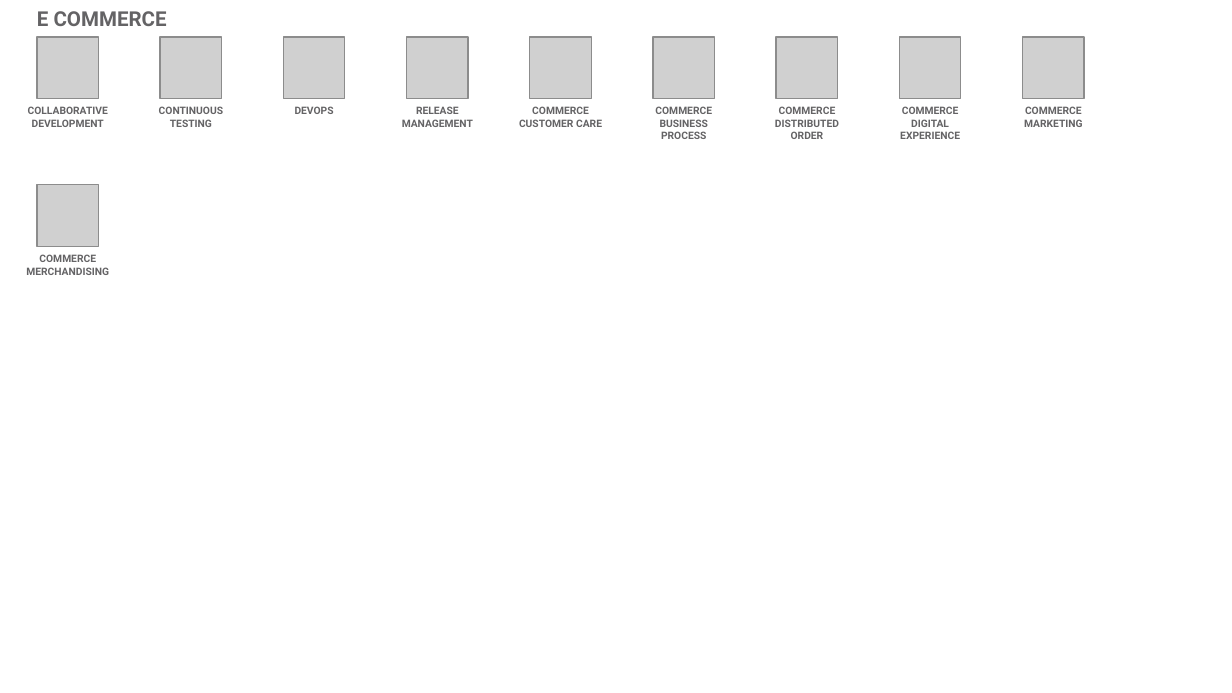
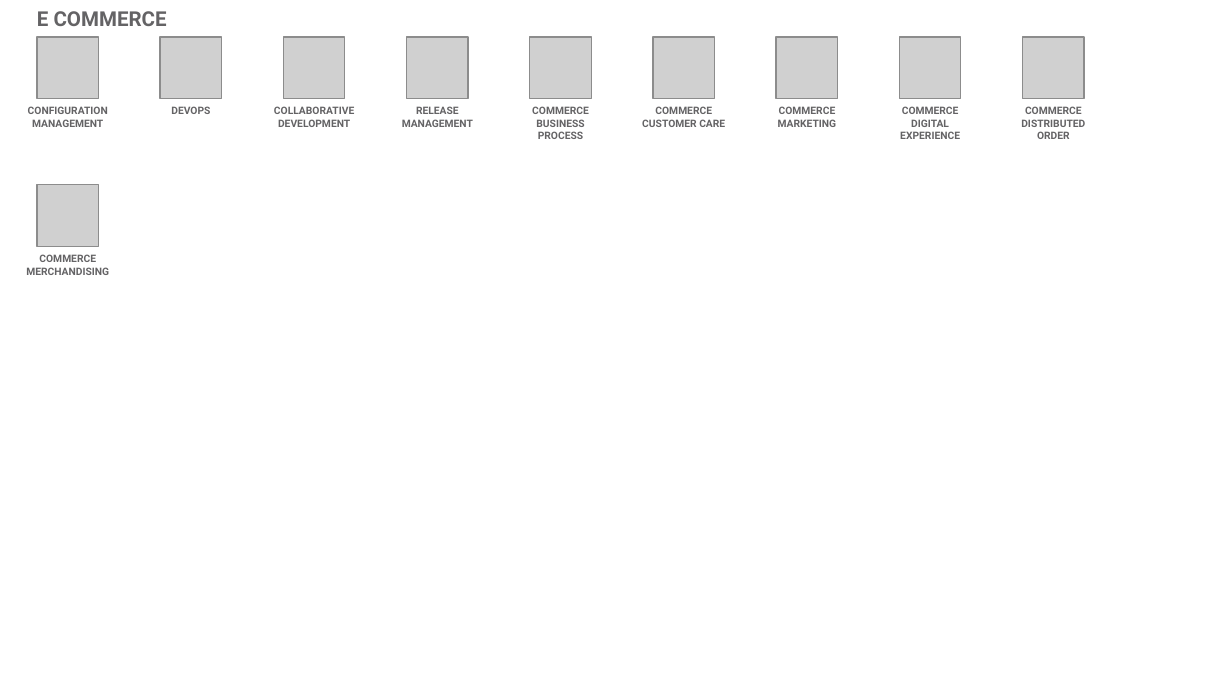
Before and after one commit to l2fprod/myarchitecture, a slide deck: slide 16 of mycatalog-architecture-diagram-template.pptx. Drawn at 1232x693 pixels with LibreOffice and Linux fonts; fonts in the diff are those of the drawing; grey boxes stand for pictures. Boxes give left, top, right and bottom in pixels: in the first picture for what was removed or moved away, otherwise in the second. Text is boxed around its words. In the diff, an @@ line names an element or a change of style, - is before the commit and + after.

```diff
--- a/mycatalog-architecture-diagram-template.pptx
+++ b/mycatalog-architecture-diagram-template.pptx
@@ text at bbox=[28, 106, 108, 127]: text changed @@
-COLLABORATIVE DEVELOPMENT
+CONFIGURATION MANAGEMENT
@@ text "DEVOPS": place and size @@
-text "DEVOPS" at bbox=[295, 106, 334, 114]
+text "DEVOPS" at bbox=[171, 106, 210, 114]
@@ text removed at bbox=[159, 106, 223, 127] @@
-CONTINUOUS TESTING
@@ text added at bbox=[274, 106, 354, 127], 6 pt, text #646365, bold @@
+COLLABORATIVE DEVELOPMENT
@@ text "COMMERCE BUSINESS PROCESS": place and size @@
-text "COMMERCE BUSINESS PROCESS" at bbox=[655, 106, 712, 139]
+text "COMMERCE BUSINESS PROCESS" at bbox=[532, 106, 589, 139]
@@ text "COMMERCE CUSTOMER CARE": place and size @@
-text "COMMERCE CUSTOMER CARE" at bbox=[519, 106, 602, 127]
+text "COMMERCE CUSTOMER CARE" at bbox=[642, 106, 725, 127]
@@ text at bbox=[778, 106, 837, 127]: text changed @@
-COMMERCE DISTRIBUTED ORDER
+COMMERCE MARKETING
@@ text at bbox=[1021, 106, 1085, 139]: text changed @@
-COMMERCE MARKETING
+COMMERCE DISTRIBUTED ORDER
```
Also in this commit, not shown: 11 other slides changed, 1 slide added, 1 slide removed.
